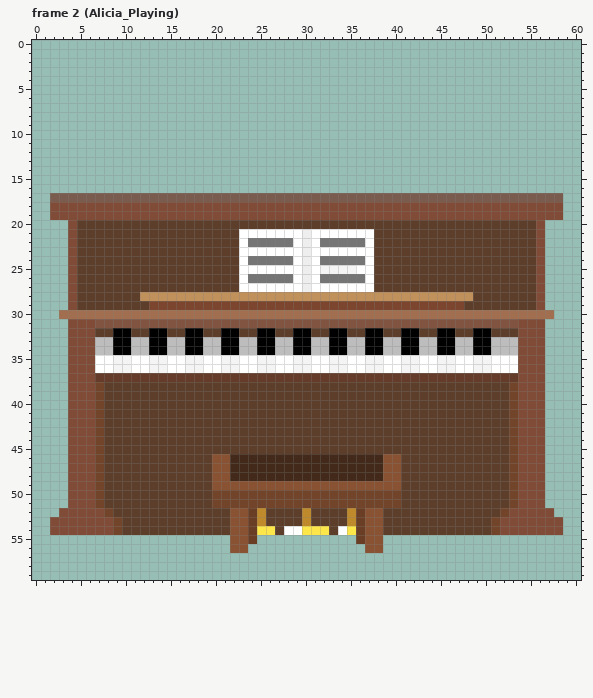
A pixel-art file gets an edit: assets/objects/scene-1/piano.aseprite. That is the earlier state.
61x60 pixels, 26 frames. Colours within 5 levels of each other are drawn and written as one. Shown: frame 2 (Alicia_Playing). The commit also changed other frames, which this record leaves out.
After the commit:
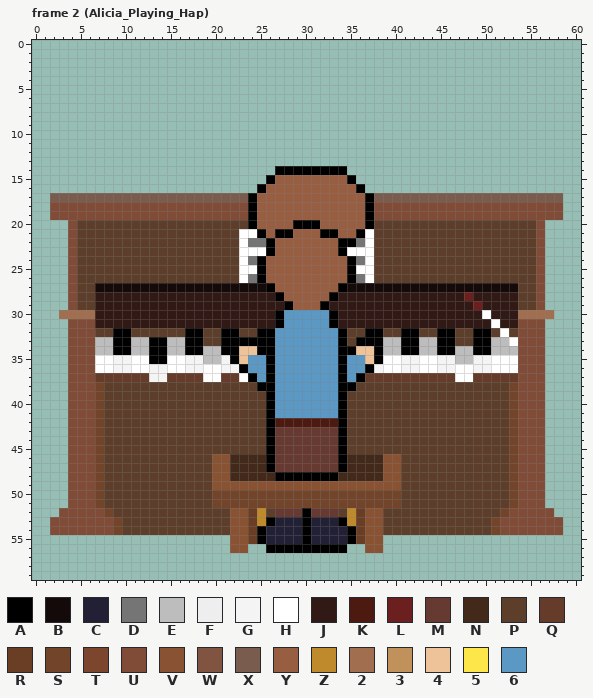
Palette (. is transparent): A #000000  B #140a09  C #222034  D #757575  E #bdbdbd  F #eeeeee  G #f4f4f4  H #ffffff  J #311915  K #4c1a11  L #6c1f1f  M #663931  N #42291a  P #5c3e2a  Q #643c29  R #6a3e24  S #72452b  T #7b462d  U #804b37  V #885233  W #805440  X #7a5c4e  Y #975e42  Z #bf8a2b  2 #a16f4f  3 #c1915b  4 #eec39a  5 #fde64a  6 #5b98c3
Change:
layer "Alicia" added
Frame 2 (Alicia_Playing_Hap), layers "Alicia", "Piano":
y 14: x 27..34 ........ -> AAAAAAAA
y 15: x 26..35 .......... -> AYYYYYYYYA
y 16: x 25..36 ............ -> AYYYYYYYYYYA
y 17: x 24..37 XXXXXXXXXXXXXX -> AYYYYYYYYYYYYA
y 18..19: x 24..37 UUUUUUUUUUUUUU -> AYYYYYYYYYYYYA
y 20: x 24..37 PPPPPPPPPPPPPP -> AYYYYAAAYYYYYA
y 21: x 25..36 HHHHHFHHHHHH -> AYAAYYYAAYYA
y 22: x 26..35 DDDHFHDDDD -> AYYYYYYYAA
y 23: x 26..34 HHHHFHHHH -> AYYYYYYYA
y 24: x 25..35 DDDDHFHDDDD -> AYYYYYYYYYA
y 25: x 25..35 HHHHHFHGGGG -> AYYYYYYYYYA
y 26: x 25..35 DDDDHFHDDDD -> AYYYYYYYYYA
y 27: x 7..53 PPPPPPPPPPPPPPPPHHHHHHHFHHHHHHHPPPPPPPPPPPPPPPP -> BBBBBBBBBBBBBBBBBBBAYYYYYYYABBBBBBBBBBBBBBBBBBB
y 28: x 7..53 PPPPP3333333333333333333333333333333333333PPPPP -> JJJJJJJJJJJJJJJJJJJJAYYYYYAJJJJJJJJJJJJJJLJJJJJ
y 29: x 7..53 PPPPPPTTTTTTTTTTTTTTTTTTTTTTTTTTTTTTTTTTTPPPPPP -> JJJJJJJJJJJJJJJJJJJJJAYYYAJJJJJJJJJJJJJJJJLJJJJ
y 30: x 7..53 22222222222222222222222222222222222222222222222 -> JJJJJJJJJJJJJJJJJJJJA66666AJJJJJJJJJJJJJJJJHJJJ
y 31: x 7..53 WWWWWWWWWWWWWWWWWWWWWWWWWWWWWWWWWWWWWWWWWWWWWWW -> JJJJJJJJJJJJJJJJJJJJA66666AJJJJJJJJJJJJJJJJJHJJ
y 32: x 13..14 AA -> PP; x 27..33 PPAAPPA -> 6666666; x 52 P -> H
y 33: x 19..20 EE -> PP; x 23..24 EE -> AA; x 27..33 EEAAEEA -> 6666666; x 35..36 EE -> PA; x 47..48 EE -> PP; x 53 E -> H
y 34: x 23..24 EE -> 44; x 27..33 EEAAEEA -> 6666666; x 35..37 EEA -> A44
y 35: x 13..14 GG -> AA; x 19..20 HH -> EE; x 22..38 GHHGGHHGGHHGGHHGG -> A466A6666666A664A; x 47..48 HH -> EE
y 36: x 23..37 HHGGHHGGHHGGHHG -> A66A6666666A66A
y 37: x 13..14 QQ -> GG; x 19..20 QQ -> HH; x 23..36 QQQQQQQQQQQQQQ -> HA6A6666666A6A; x 47..48 QQ -> HH
y 38: x 25..35 PPPPPPPPPPP -> AA6666666AA
y 39..41: x 26..34 PPPPPPPPP -> A6666666A
y 42: x 26..34 PPPPPPPPP -> AKKKKKKKA
y 43..45: x 26..34 PPPPPPPPP -> AMMMMMMMA
y 46..47: x 26..34 NNNNNNNNN -> AMMMMMMMA
y 48: x 27..33 NNNNNNN -> AAAAAAA
y 52: x 27..33 PPPZPPP -> MMMAMMM
y 53: x 26..34 PPPPZPPPP -> ACCCACCCA
y 54: x 25..35 55PHH555PH5 -> ACCCCACCCCA
y 55: x 25..35 ........... -> ACCCCACCCCA
y 56: x 26..34 ......... -> AAAAAAAAA
Boxes around the changes in both pictures, in picture pixels (x1, y1, x2, y2):
changed: (95, 166, 518, 553)
